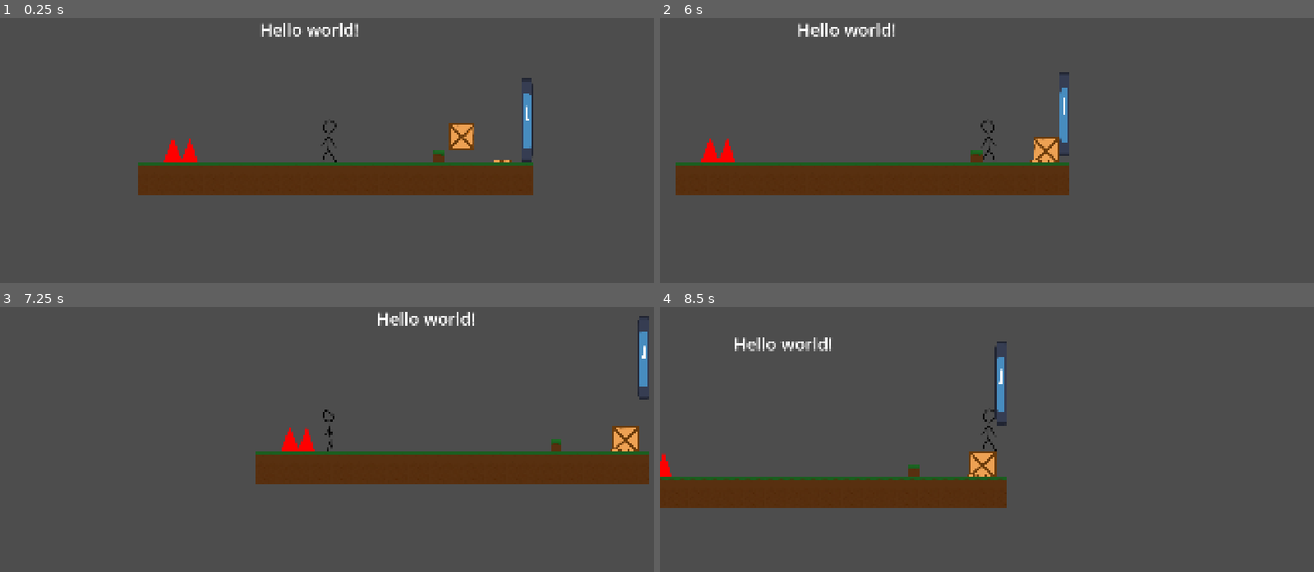
Above: before the commit, frames 1-4 (two rows, left to right).
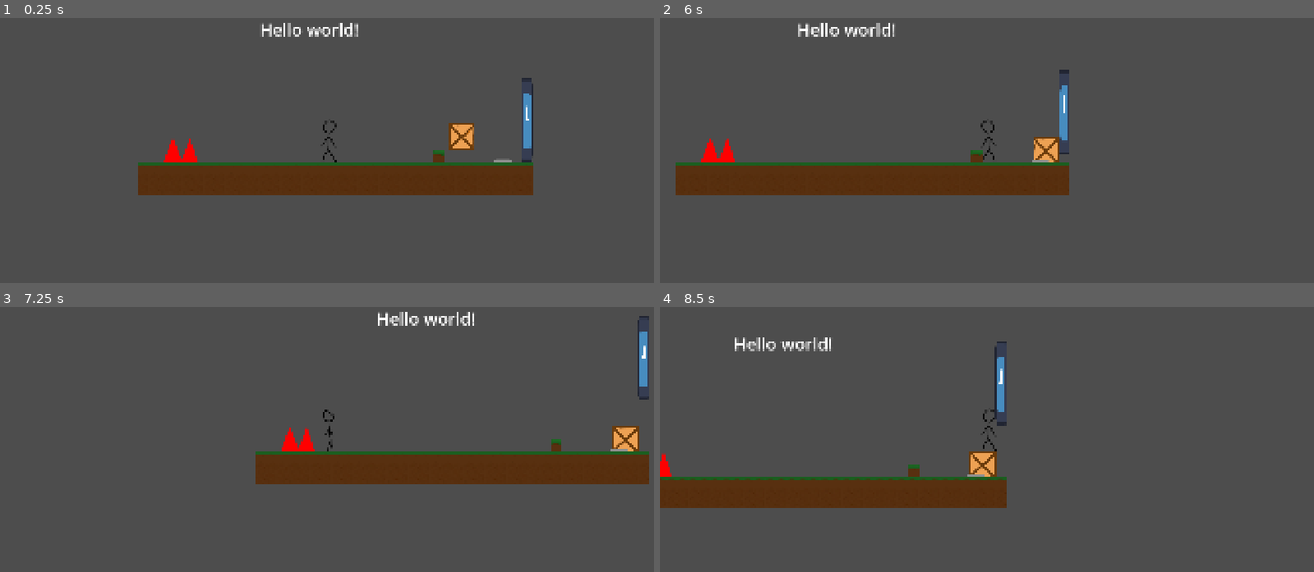
Above: after the commit, the same moments.

Repository: Crimbane/puzzle-platformer
Game: Godot game, scene res://Scenes/main.tscn
Two runs of this game, one before a commit and one after it. Both use one fixed random seed, a clock stepped at 60 frames per second and the inputs below. The engine's default icon, where the game draws it, is replaced by a stand-in: a white triangle on a blue panel in a dark square.
Inputs:
- Up to frame 1 (0.25 s): no input
- Up to frame 2 (6 s): hold D (Move Right) 0.53-2.03 s; tap Space (Jump) at 0.77, 1.52, 2.75, 3.02, 3.77, 4.52 s; tap Enter at 2 s; hold A (Move Left) 2.03-2.78 s; hold D (Move Right) 2.78-4.28 s; hold A (Move Left) 4.28-5.03 s; hold D (Move Right) 5.03-5.78 s; hold A (Move Left) from 5.78 s (still down)
- Up to frame 3 (7.25 s): keep holding A (Move Left); tap Space (Jump) at 6.02, 6.77 s
- Up to frame 4 (8.5 s): release A (Move Left) at 7.28 s; hold D (Move Right) from 7.28 s (still down); tap Space (Jump) at 7.52 s

The runs differ from the first frame. In frame 1, less than 0.1% of the frame differs, in the area x 75-79%, y 53-55%; in frame 2, less than 0.1%, in the area x 56-63%, y 19-55%; in frame 3, less than 0.1%; in frame 4, less than 0.1%.

Commit message:
Animated pressure plate
Through art and code

Diff:
--- a/Scenes/button.tscn
+++ b/Scenes/button.tscn
@@ -1,10 +1,25 @@
 [gd_scene format=3 uid="uid://d28rn1rq0wsvh"]
 
 [ext_resource type="Script" uid="uid://c7g5uenlqcmbh" path="res://Scripts/button.gd" id="1_0kpiu"]
-[ext_resource type="Texture2D" uid="uid://bb2w7f6wp3bin" path="res://Assets/Art/Box.png" id="2_0kpiu"]
+[ext_resource type="Texture2D" uid="uid://cy5kxhqwwua4f" path="res://Assets/Art/Pressure plate.png" id="2_0kpiu"]
+[ext_resource type="Texture2D" uid="uid://ch1xxxya1vf5k" path="res://Assets/Art/Pressure plate pressed.png" id="3_smycg"]
 
 [sub_resource type="RectangleShape2D" id="RectangleShape2D_6pas7"]
-size = Vector2(50.00001, 12.500007)
+size = Vector2(125.00008, 27.50002)
+
+[sub_resource type="SpriteFrames" id="SpriteFrames_t1yug"]
+animations = [{
+"frames": [{
+"duration": 1.0,
+"texture": ExtResource("2_0kpiu")
+}, {
+"duration": 1.0,
+"texture": ExtResource("3_smycg")
+}],
+"loop": 1,
+"name": &"default",
+"speed": 5.0
+}]
 
 [node name="Button" type="Area2D" unique_id=1552117994]
 scale = Vector2(0.4, 0.4)
@@ -13,15 +28,13 @@
 script = ExtResource("1_0kpiu")
 metadata/_edit_group_ = true
 
-[node name="Sprite2D" type="Sprite2D" parent="." unique_id=420994012]
-position = Vector2(0, 2.500002)
-scale = Vector2(1, 0.11111111)
-texture = ExtResource("2_0kpiu")
+[node name="CollisionShape2D" type="CollisionShape2D" parent="." unique_id=1838604131]
+position = Vector2(-5.5879345e-06, 1.2499992)
+scale = Vector2(0.99999917, 0.99999917)
+shape = SubResource("RectangleShape2D_6pas7")
 
-[node name="CollisionShape2D" type="CollisionShape2D" parent="." unique_id=1838604131]
-position = Vector2(1.1920922e-06, 1.2500005)
-scale = Vector2(0.99999946, 0.99999946)
-shape = SubResource("RectangleShape2D_6pas7")
+[node name="AnimatedSprite2D" type="AnimatedSprite2D" parent="." unique_id=72411231]
+sprite_frames = SubResource("SpriteFrames_t1yug")
 
 [connection signal="body_entered" from="." to="." method="_on_body_entered"]
 [connection signal="body_exited" from="." to="." method="_on_body_exited"]
--- a/Scenes/tile_map_layer.tscn
+++ b/Scenes/tile_map_layer.tscn
@@ -8,18 +8,12 @@
 texture_region_size = Vector2i(32, 32)
 0:0/0 = 0
 0:0/0/physics_layer_0/polygon_0/points = PackedVector2Array(-16, -11.470707, 16, -11.470707, 16, 16, -16, 16)
-1:0/0 = 0
-0:1/0 = 0
-1:1/0 = 0
 
 [sub_resource type="TileSetAtlasSource" id="TileSetAtlasSource_vwmae"]
 texture = ExtResource("2_tto40")
 texture_region_size = Vector2i(32, 32)
 0:0/0 = 0
 0:0/0/physics_layer_0/polygon_0/points = PackedVector2Array(-16, -16, 16, -16, 16, 16, -16, 16)
-1:0/0 = 0
-0:1/0 = 0
-1:1/0 = 0
 
 [sub_resource type="TileSet" id="TileSet_t1yug"]
 tile_size = Vector2i(32, 32)
--- a/Scripts/button.gd
+++ b/Scripts/button.gd
@@ -13,6 +13,7 @@
 		if not entered && count >= 1:
 			entered = true
 			button_pressed.emit()
+			$AnimatedSprite2D.frame = 1
 
 
 func _on_body_exited(body: Node2D) -> void:
@@ -21,3 +22,4 @@
 		if entered && count < 1:
 			entered = false
 			button_unpressed.emit()
+			$AnimatedSprite2D.frame = 0
Binary file added: Assets/Art/Pressure plate pressed.png
Not shown, added: Assets/Art/Pressure plate pressed.png.import
Binary file added: Assets/Art/Pressure plate.png
Not shown, added: Assets/Art/Pressure plate.png.import
